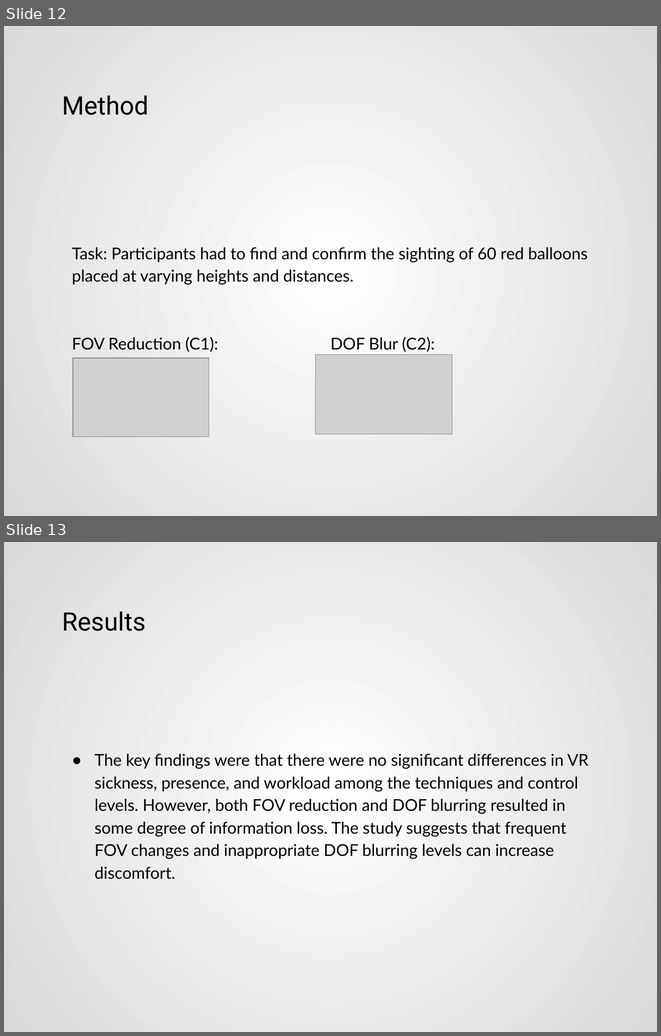
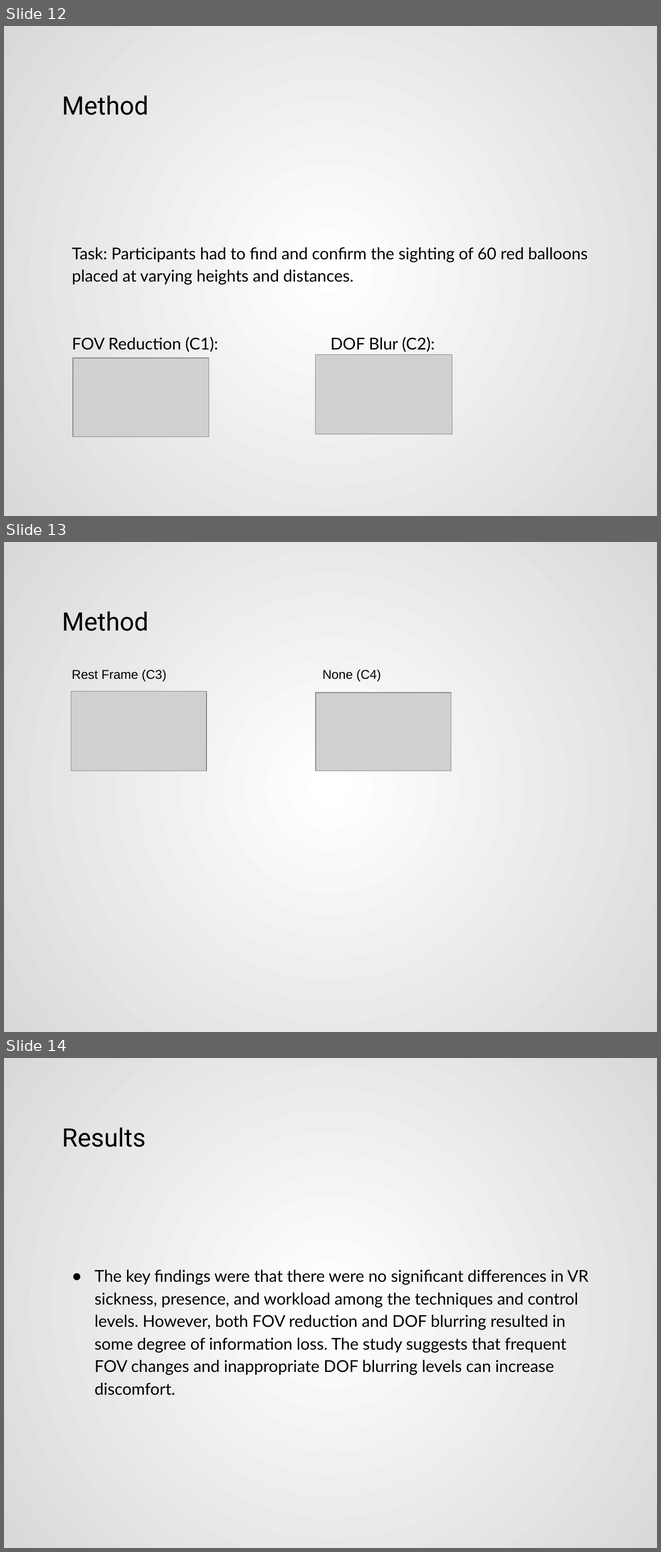
Before and after one commit to Akash3121/3D, a slide deck: Paper-Presentation/Akash - VR_Sickness_Mitigation_Methods_Presentation.pptx. Shown one above the other, each under a label of ours: slides 12 and 13 before the commit, slides 12, 13 and 14 after it. The pictures are 661x1036 and 661x1552 pixels, drawn with LibreOffice and Linux fonts; fonts in the diff are those of the drawing; grey boxes stand for pictures. Boxes give left, top, right and bottom in pixels: in the first picture for what was removed or moved away, otherwise in the second. Text is boxed around its words. In the diff, an @@ line names an element or a change of style, - is before the commit and + after.

```diff
--- a/Paper-Presentation/Akash - VR_Sickness_Mitigation_Methods_Presentation.pptx
+++ b/Paper-Presentation/Akash - VR_Sickness_Mitigation_Methods_Presentation.pptx
@@ slide 13 added at [4, 542, 657, 1032], background gradient #FFFFFF to #D9D9D9 @@
@@ title added at [62, 611, 148, 631], 28 pt, text #000000 @@
+Method
@@ text added at [72, 669, 167, 681], 14 pt, text #000000 @@
+Rest Frame (C3)
@@ text added at [323, 669, 381, 681], 14 pt, text #000000 @@
+None (C4)
@@ picture added at [71, 691, 206, 770] @@
@@ picture added at [316, 693, 451, 771] @@
@@ what was slide 13 is now slide 14 @@
```
